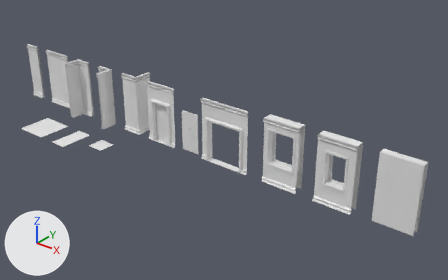
What one commit did to the FBX model UnityProject/Assets/Visuals/Lau Assets/!Level Design Setups/V0.2/Import/LevelDesignSetup_V0.2.fbx.
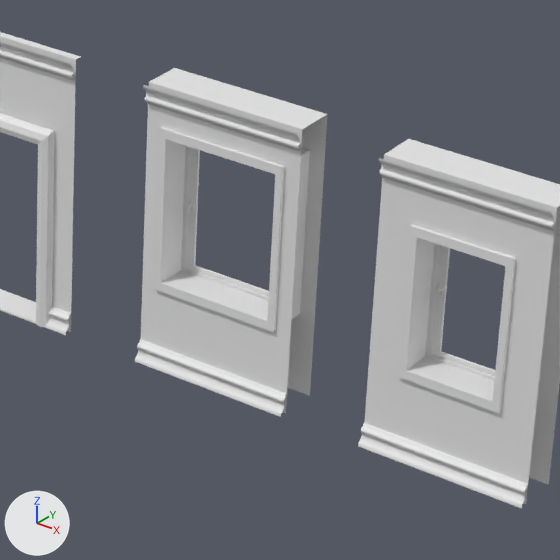
The first picture shows the older version from a 50 mm lens placed at (29.7, -22.8, 15.6), pointed at (11.2, 0.3, 1.3). The close-ups show both versions on the part from 51% to 80% of the width and 35% to 81% of the height of that picture; other places that the commit changed are outside them. Lighting does not change. The marker at lower left points along +X, +Y and +Z. Where no turn or scale is listed for an object, it has been applied to the vertices.

In view in the first close-up: 'OpenPassFrame', 'WallMoldings_2m.006', 'WallMoldings_2m.007', 'WallMoldings_2m.008', 'Wall_OpenPass', 'Wall_Window_Big', 'Wall_Window_Medium', 'WindowFrame_Big', 'WindowFrame_Medium', 'Window_Big', 'Window_Medium'.
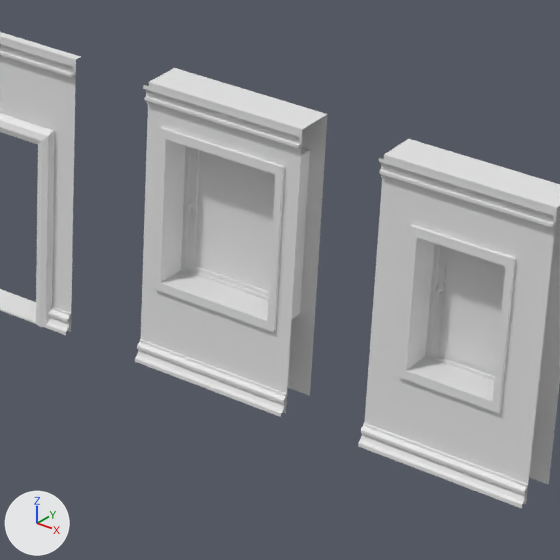
Pixel boxes [x1, y1, x2, y2] of what changed, in the close-ups (560 x 560 px):
```json
{"object": "Window_Big_Glass", "change": "added", "after": [195, 150, 275, 292]}
{"object": "Window_Big_Glass.001", "change": "added", "after": [438, 247, 505, 374]}
{"part": 1, "of": "me_plane_050", "change": "shading changed", "before": [358, 158, 555, 509], "after": [358, 158, 555, 509]}
{"part": 2, "of": "me_plane_037", "change": "shading changed", "before": [135, 85, 300, 417], "after": [135, 85, 300, 417]}
```

Scene script edits in JSON lines:
```json
{"block": "me_plane_050", "where": "me_plane_050.from_pydata(...)  # 56 vertices, 26 faces; spans x -1.0..1.0, y 0.0..0.11, z 0.0..3.5"}
{"block": "me_plane_050", "where": "# used by ob_wallmoldings_2m_008; location = (18.0, -0.2, 0.0)"}
{"block": "me_plane_050", "change": "me_plane_050 part 1: edges marked sharp go from 0 to 24"}
{"block": "me_plane_037", "where": "me_plane_037.from_pydata(...)  # 56 vertices, 26 faces; spans x -1.0..1.0, y 0.0..0.11, z 0.0..3.5"}
{"block": "me_plane_037", "where": "# used by ob_wallmoldings_2m_006; location = (15.0, -0.2, 0.0)"}
{"block": "me_plane_037", "change": "me_plane_037 part 2: edges marked sharp go from 0 to 24"}
{"op": "add", "block": "me_plane_010", "code": ["me_plane_010 = bpy.data.meshes.new('Plane.010')", "me_plane_010.from_pydata([(0.0, 0.0, 0.0), (0.0, 0.0, 1.454), (-0.754, 0.0, 0.0), (-0.754, 0.0, 1.454)], [], [(1, 3, 2, 0)])"]}
{"op": "add", "block": "me_plane_001", "code": ["me_plane_001 = bpy.data.meshes.new('Plane.001')", "me_plane_001.from_pydata([(0.0, 0.0, 0.0), (0.0, 0.0, 1.66), (-1.15, 0.0, 0.0), (-1.15, 0.0, 1.66)], [], [(1, 3, 2, 0)])"]}
{"op": "add", "block": "ob_window_big_glass_001", "code": ["ob_window_big_glass_001 = bpy.data.objects.new('Window_Big_Glass.001', me_plane_010)", "ob_window_big_glass_001.location = (18.38, 0.28, 1.17)"]}
{"op": "add", "block": "ob_window_big_glass", "code": ["ob_window_big_glass = bpy.data.objects.new('Window_Big_Glass', me_plane_001)", "ob_window_big_glass.location = (15.58, 0.3, 1.17)"]}
```
